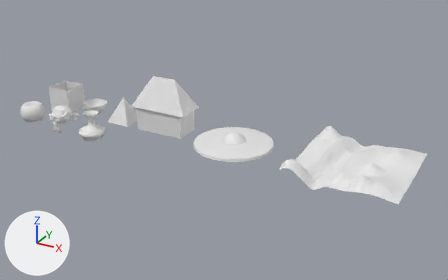
Before and after pictures for a commit that changed the Blender file Assignment 2/Assignment 2.blend.
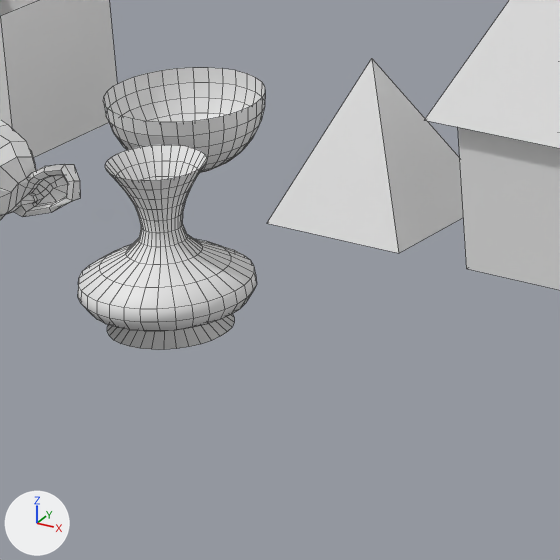
Each version appears first whole from a 50 mm lens placed at (35.66, -22.23, 18.82), pointed at (15.24, 14.9, 0.25), and next in a close-up on the part from 15% to 34% of the width and 32% to 62% of the height. The lights are fixed; the arrows at lower left show +X, +Y and +Z. The close-ups show mesh edges as thin lines.
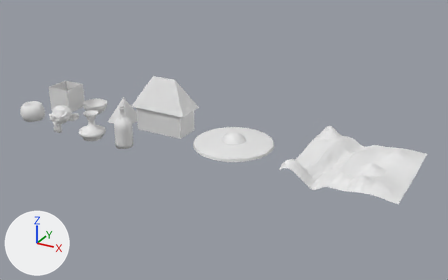
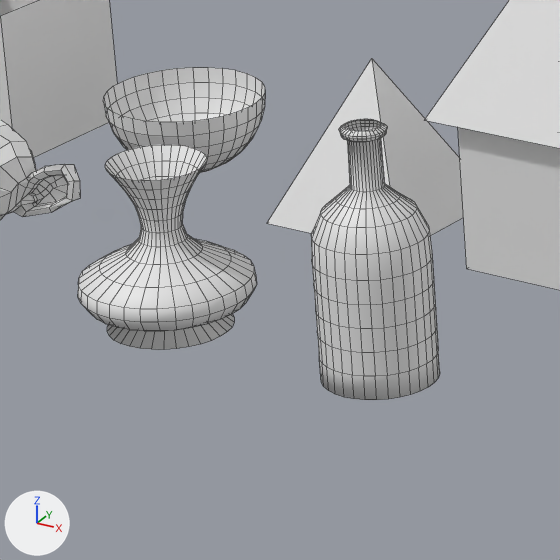
Commit message: Added flaska

Boxes [x1, y1, x2, y2] around the edits, measured in the close-ups (560 x 560 px):
```json
{"object": "Cylinder.001", "change": "added", "after": [311, 119, 440, 400]}
```

Edits to the scene script, one JSON object a line:
```json
{"op": "add", "block": "me_cylinder_001", "code": ["me_cylinder_001 = bpy.data.meshes.new('Cylinder.001')", "me_cylinder_001.from_pydata(...)  # 480 vertices, 449 faces; spans x -0.66..0.66, y -0.66..0.66, z -2.0..1.0", "me_cylinder_001.polygons.foreach_set('use_smooth', [True] * 449)"]}
{"op": "add", "block": "ob_cylinder_001", "code": ["ob_cylinder_001 = bpy.data.objects.new('Cylinder.001', me_cylinder_001)", "ob_cylinder_001.location = (9.0, 11.0, 2.0)"]}
```
